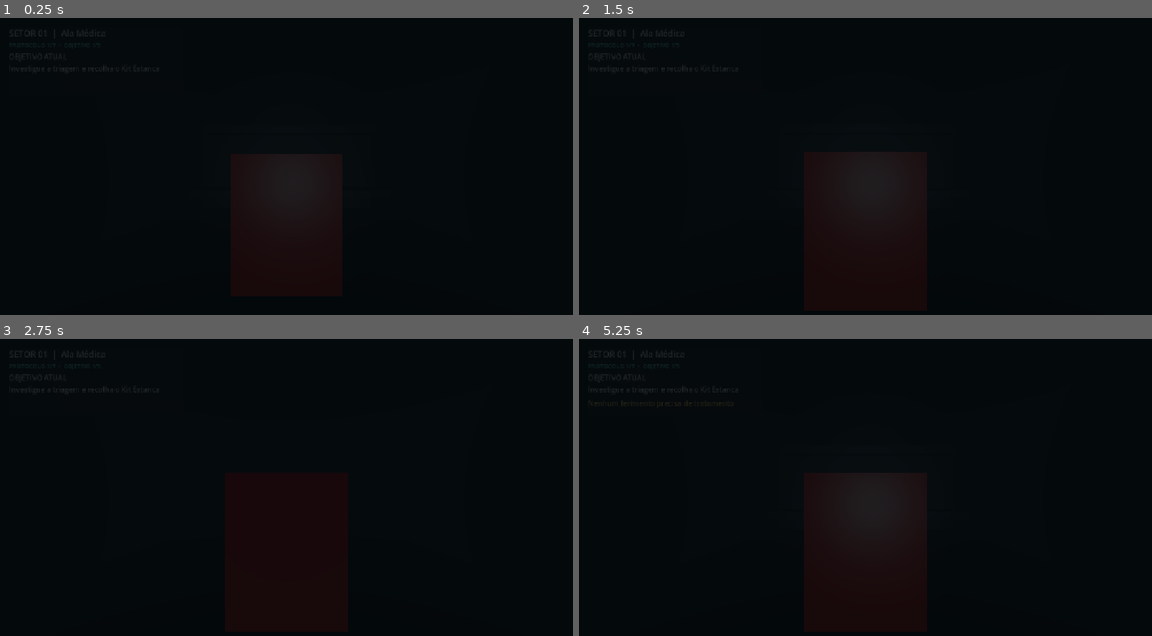
Above: before the commit, frames 1-4 (two rows, left to right).
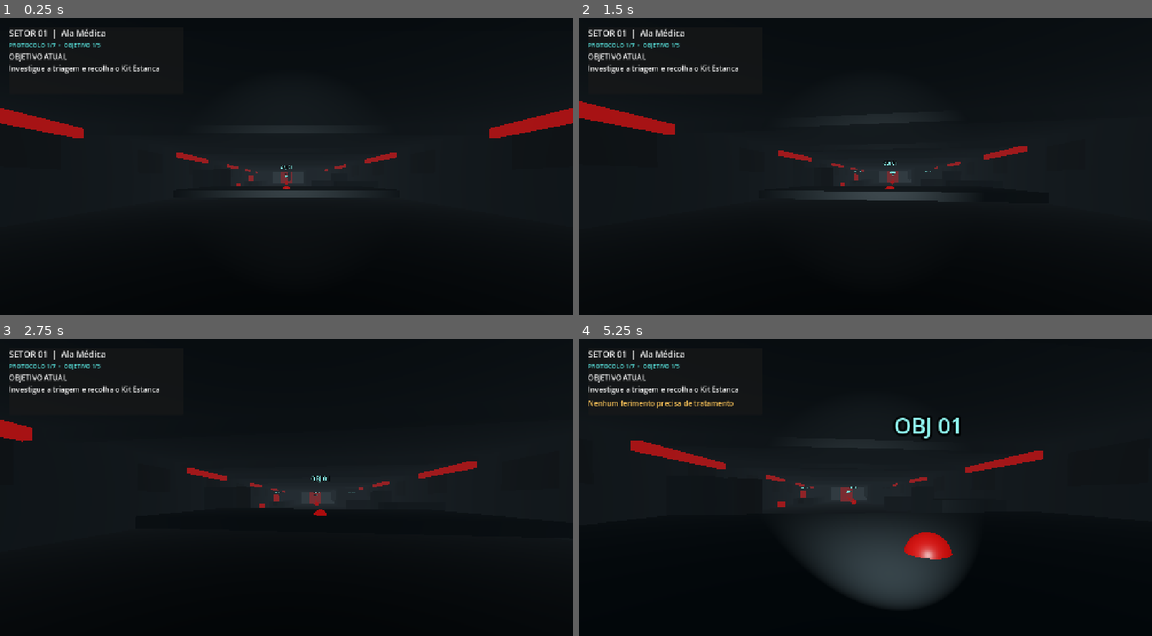
Above: after the commit, the same moments.

Repository: Dracko8891/NEWBORN
Game: Godot game, scene res://scenes/main.tscn
Two runs of this game, one before a commit and one after it. Both use one fixed random seed, a clock stepped at 60 frames per second and the inputs below.
Inputs (mouse positions are in pixels of both pictures, inside the frame that each line leads up to):
- Up to frame 1 (0.25 s): no input
- Up to frame 2 (1.5 s): tap Enter at 0.5 s; move the mouse to (894, 178) at 0.52 s; hold C (crouch) 0.53-1.28 s; hold W (move_forward) from 0.53 s (still down); move the mouse to (836, 181) at 1.27 s; tap X (dynamo) at 1.35 s
- Up to frame 3 (2.75 s): keep holding W (move_forward); move the mouse to (297, 493) at 2.02 s; hold L (flashlight) from 2.03 s (still down)
- Up to frame 4 (5.25 s): keep holding W (move_forward); move the mouse to (859, 505) at 2.77 s; release L (flashlight) at 2.78 s; tap F (interact) at 2.85 s; move the mouse to (905, 505) at 3.52 s; hold Shift (sprint) 3.53-4.28 s; move the mouse to (819, 496) at 4.27 s; tap B (use_battery) at 4.35 s; move the mouse to (871, 499) at 5.02 s; hold H (use_medical) from 5.03 s (still down)

The runs differ from the first frame. In frame 1, 4.3% of the frame differs, in the area x 0-100%, y 3-61%; in frame 2, 4.3%; in frame 3, 4.0%; in frame 4, 9.5%, in the area x 1-81%, y 3-90%.

Commit message:
Make safe rooms chapter-specific and place map wings away from landmarks

Diff:
--- a/chapters/campaign_level.gd
+++ b/chapters/campaign_level.gd
@@ -20,7 +20,9 @@
 	_build_chapter_landmarks()
 	_build_chapter_wings()
 	_build_hide_spots()
-	_build_safe_room()
+	var chapter_data := Campaign.get_chapter(chapter_number)
+	if bool(chapter_data.get("safe_room", false)):
+		_build_safe_room()
 	_build_supply_pickups()
 	_build_objectives()
 	_build_chapter_puzzle_stations()
@@ -175,19 +177,19 @@
 	var rooms: Array[Dictionary] = []
 	match chapter_number:
 		1:
-			rooms = [{"name":"TRIAGEM","side":1.0,"z":12.0},{"name":"ENFERMARIA","side":-1.0,"z":-16.0}]
+			rooms = [{"name":"TRIAGEM","side":1.0,"z":-16.0},{"name":"ENFERMARIA","side":-1.0,"z":-30.0}]
 		2:
-			rooms = [{"name":"RECEPÇÃO LESTE","side":1.0,"z":12.0},{"name":"MATRIZ CENTRAL","side":-1.0,"z":-16.0}]
+			rooms = [{"name":"RECEPÇÃO LESTE","side":1.0,"z":-16.0},{"name":"MATRIZ CENTRAL","side":-1.0,"z":-30.0}]
 		3:
-			rooms = [{"name":"ALOJAMENTOS","side":1.0,"z":12.0},{"name":"PSICOLOGIA","side":-1.0,"z":-16.0}]
+			rooms = [{"name":"ALOJAMENTOS","side":1.0,"z":22.0},{"name":"PSICOLOGIA","side":-1.0,"z":-30.0}]
 		4:
-			rooms = [{"name":"CULTURA CELULAR","side":1.0,"z":12.0},{"name":"BANCADA DE SÍNTESE","side":-1.0,"z":-16.0}]
+			rooms = [{"name":"CULTURA CELULAR","side":1.0,"z":22.0},{"name":"BANCADA DE SÍNTESE","side":-1.0,"z":-30.0}]
 		5:
-			rooms = [{"name":"CONTROLE DE ENERGIA","side":1.0,"z":12.0},{"name":"CÂMARA DO REATOR","side":-1.0,"z":-16.0}]
+			rooms = [{"name":"CÂMARA DO REATOR","side":-1.0,"z":-30.0}]
 		6:
-			rooms = [{"name":"TUBOS EVOLUTIVOS","side":1.0,"z":12.0},{"name":"CÂMARA OMEGA","side":-1.0,"z":-16.0}]
+			rooms = [{"name":"TUBOS EVOLUTIVOS","side":1.0,"z":22.0},{"name":"CÂMARA OMEGA","side":-1.0,"z":-30.0}]
 		7:
-			rooms = [{"name":"ÁTRIO RUPTURADO","side":1.0,"z":12.0},{"name":"HANGAR DE CARGA","side":-1.0,"z":-16.0}]
+			rooms = [{"name":"ÁTRIO RUPTURADO","side":1.0,"z":22.0},{"name":"HANGAR DE CARGA","side":1.0,"z":-30.0}]
 	for index in range(rooms.size()):
 		var room: Dictionary = rooms[index]
 		var side := float(room.side)
